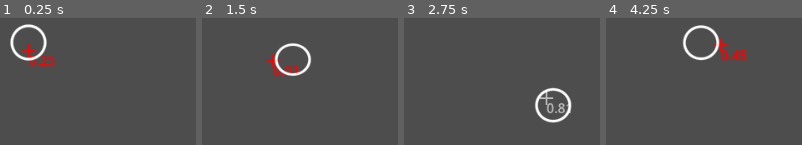
Above: before the commit, frames 1-4 (left to right).
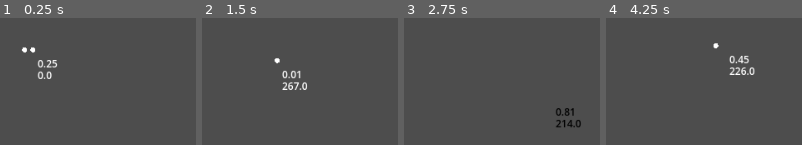
Above: after the commit, the same moments.

Repository: deecovan/v4-5
Game: Godot game, scene res://Scenes/main.tscn
Two runs of this game, one before a commit and one after it. Both use one fixed random seed, a clock stepped at 60 frames per second and the inputs below.
Inputs (mouse positions are in pixels of both pictures, inside the frame that each line leads up to):
- Up to frame 1 (0.25 s): no input
- Up to frame 2 (1.5 s): tap Enter at 0.5 s; move the mouse to (outside the picture) at 0.52 s; hold Right (move_right) 0.53-1.28 s; move the mouse to (outside the picture) at 1.27 s; hold Down (move_down) from 1.28 s (still down)
- Up to frame 3 (2.75 s): move the mouse to (outside the picture) at 2.02 s; release Down (move_down) at 2.03 s; hold Right (move_right) from 2.03 s (still down)
- Up to frame 4 (4.25 s): move the mouse to (outside the picture) at 2.77 s; release Right (move_right) at 2.78 s; hold Up (move_up) 2.78-3.53 s; move the mouse to (outside the picture) at 3.52 s; hold Left (move_left) from 3.53 s (still down)

The runs differ from the first frame. In frame 1, 3.0% of the frame differs, in the area x 5-30%, y 4-49%; in frame 2, 2.6%; in frame 3, 2.7%; in frame 4, 3.1%, in the area x 39-77%, y 5-45%.

Commit message:
Realise Eyes looking to mouse ???BUG CharacterBody2D becomes invisible

Diff:
--- a/Scenes/main.tscn
+++ b/Scenes/main.tscn
@@ -7,4 +7,3 @@
 script = ExtResource("1_jjgbg")
 
 [node name="Pawn" parent="." instance=ExtResource("2_bo1nx")]
-_scale = Vector2(1, 1)
--- a/Scenes/pawn_path.tscn
+++ b/Scenes/pawn_path.tscn
@@ -2,17 +2,16 @@
 
 [ext_resource type="Script" uid="uid://ct2r0uxenrc81" path="res://Scripts/pawn_path.gd" id="1_s3cet"]
 [ext_resource type="Script" uid="uid://bdrqnlg3abco6" path="res://Scripts/character_body_2d.gd" id="2_os0yo"]
-[ext_resource type="Texture2D" uid="uid://dv55rssbv1o6p" path="res://Assets/cross_RED.png" id="3_os0yo"]
 [ext_resource type="Script" uid="uid://dot6hcl0n1377" path="res://Scripts/dot.gd" id="4_lya4p"]
+[ext_resource type="Script" uid="uid://ca8leso6e7kwl" path="res://Scripts/eyes.gd" id="5_lya4p"]
 
-[sub_resource type="Animation" id="Animation_kr32i"]
+[sub_resource type="Animation" id="Animation_lya4p"]
 length = 0.001
-loop_mode = 1
 tracks/0/type = "value"
 tracks/0/imported = false
 tracks/0/enabled = true
-tracks/0/path = NodePath("AnimationPlayer/CharacterBody2D:scale")
-tracks/0/interp = 2
+tracks/0/path = NodePath("AnimationPlayer/CharacterBody2D:_scale")
+tracks/0/interp = 1
 tracks/0/loop_wrap = true
 tracks/0/keys = {
 "times": PackedFloat32Array(0),
@@ -23,8 +22,8 @@
 tracks/1/type = "value"
 tracks/1/imported = false
 tracks/1/enabled = true
-tracks/1/path = NodePath("AnimationPlayer/CharacterBody2D:position")
-tracks/1/interp = 2
+tracks/1/path = NodePath("AnimationPlayer/CharacterBody2D:_position")
+tracks/1/interp = 1
 tracks/1/loop_wrap = true
 tracks/1/keys = {
 "times": PackedFloat32Array(0),
@@ -33,9 +32,9 @@
 "values": [Vector2(0, 0)]
 }
 
-[sub_resource type="Animation" id="Animation_mc1ag"]
-resource_name = "idle"
-loop_mode = 1
+[sub_resource type="Animation" id="Animation_os0yo"]
+resource_name = "Idle"
+step = 0.0333
 tracks/0/type = "value"
 tracks/0/imported = false
 tracks/0/enabled = true
@@ -43,10 +42,10 @@
 tracks/0/interp = 2
 tracks/0/loop_wrap = true
 tracks/0/keys = {
-"times": PackedFloat32Array(0, 0.4, 0.6, 0.73333335, 1),
-"transitions": PackedFloat32Array(1, 2.2973974, 1, 2.2973974, 1),
+"times": PackedFloat32Array(0, 0.23333333, 0.46666667, 0.76666665, 1),
+"transitions": PackedFloat32Array(1, 1, 1, 1, 1),
 "update": 0,
-"values": [Vector2(1, 1), Vector2(1, 0.885), Vector2(1, 1), Vector2(1, 0.885), Vector2(1, 1)]
+"values": [Vector2(1, 1), Vector2(1, 0.85), Vector2(1, 1), Vector2(1, 0.85), Vector2(1, 1)]
 }
 tracks/1/type = "value"
 tracks/1/imported = false
@@ -55,16 +54,16 @@
 tracks/1/interp = 2
 tracks/1/loop_wrap = true
 tracks/1/keys = {
-"times": PackedFloat32Array(0, 0.4, 0.6, 0.76666665, 1),
+"times": PackedFloat32Array(0, 0.23333333, 0.46666667, 0.76666665, 1),
 "transitions": PackedFloat32Array(1, 1, 1, 1, 1),
 "update": 0,
-"values": [Vector2(0, 0), Vector2(0, 1.205), Vector2(0, 0), Vector2(0, 1.205), Vector2(0, 0)]
+"values": [Vector2(0, 0), Vector2(0, 4), Vector2(0, 0), Vector2(0, 4), Vector2(0, 0)]
 }
 
-[sub_resource type="AnimationLibrary" id="AnimationLibrary_kr32i"]
+[sub_resource type="AnimationLibrary" id="AnimationLibrary_c1jmu"]
 _data = {
-&"RESET": SubResource("Animation_kr32i"),
-&"idle": SubResource("Animation_mc1ag")
+&"RESET": SubResource("Animation_lya4p"),
+&"idle": SubResource("Animation_os0yo")
 }
 
 [sub_resource type="CircleShape2D" id="CircleShape2D_eu7ni"]
@@ -78,11 +77,11 @@
 
 [node name="Pawn" type="Node2D"]
 script = ExtResource("1_s3cet")
-_scale = Vector2(2, 2)
+metadata/_edit_horizontal_guides_ = [20.0]
 
 [node name="AnimationPlayer" type="AnimationPlayer" parent="."]
 libraries = {
-&"": SubResource("AnimationLibrary_kr32i")
+&"": SubResource("AnimationLibrary_c1jmu")
 }
 
 [node name="CharacterBody2D" type="CharacterBody2D" parent="AnimationPlayer"]
@@ -91,6 +90,11 @@
 [node name="CollisionShape2D" type="CollisionShape2D" parent="AnimationPlayer/CharacterBody2D"]
 scale = Vector2(2, 2)
 shape = SubResource("CircleShape2D_eu7ni")
+
+[node name="Line2D" type="Line2D" parent="AnimationPlayer/CharacterBody2D"]
+points = PackedVector2Array(0, -20, -5, -20, -10, -18, -14, -14, -17, -10, -19, -5, -20, 0, -20, 6, -18, 11, -15, 14, -11, 17, -6, 19, -1, 20, 5, 19, 10, 18, 15, 13, 17, 10, 20, 5, 20, 0, 19, -6, 17, -11, 14, -15, 7, -19)
+closed = true
+width = 3.0
 
 [node name="Path2D" type="Path2D" parent="."]
 scale = Vector2(2, 1)
@@ -102,11 +106,17 @@
 scale = Vector2(1, 1.8000001)
 
 [node name="Dot" type="Sprite2D" parent="."]
-texture = ExtResource("3_os0yo")
 script = ExtResource("4_lya4p")
 
 [node name="Label" type="Label" parent="Dot"]
-anchors_preset = -1
-offset_right = 40.0
-offset_bottom = 23.0
-text = "---"
+offset_left = 11.0
+offset_top = 8.0
+offset_right = 51.0
+offset_bottom = 39.0
+theme_override_constants/line_spacing = -3
+theme_override_font_sizes/font_size = 12
+text = "---
+..."
+
+[node name="Eyes" type="Node2D" parent="."]
+script = ExtResource("5_lya4p")
--- a/Scripts/character_body_2d.gd
+++ b/Scripts/character_body_2d.gd
@@ -3,12 +3,12 @@
 var _position: Vector2
 var _scale: Vector2
 
-@export var _radius = 20
-@export var _linewidth = 2
-@export var _color = Color.WHITE
-@export var _linecolor = Color.BLACK
-@export var _filled = false
-@export var _antialiased = true
+var _radius = 20
+var _linewidth = 3
+var _color = Color.WHITE
+var _linecolor = Color.BLACK
+var _filled = false
+var _antialiased = true
 
 func _ready() -> void:
 	_position = position
--- a/Scripts/dot.gd
+++ b/Scripts/dot.gd
@@ -1,8 +1,8 @@
 extends Sprite2D
 
 func setcolor(color: Color) -> void:
-	if color == Color.RED:
-		texture = preload("res://Assets/cross_RED.png")
-	if color == Color.GRAY:
-		texture = preload("res://Assets/cross_GRAY.png")
+	#if color == Color.RED:
+		#texture = preload("res://Assets/cross_RED.png")
+	#if color == Color.GRAY:
+		#texture = preload("res://Assets/cross_GRAY.png")
 	$Label.add_theme_color_override("font_color", color)
--- /dev/null
+++ b/Scripts/eyes.gd
@@ -0,0 +1,32 @@
+extends Node2D
+
+var _position: Vector2
+
+var _eyes_width = Vector2(5.0,0)
+var _radius = 3
+var _color = Color.WHITE
+var _filled = true
+var _show_left = true
+var _show_right = true
+
+func _ready() -> void:
+	_position = position
+
+func _draw() -> void:
+	# Left eye
+	if _show_left:
+		draw_circle(
+			_position - _eyes_width,
+			_radius,
+			_color,
+			_filled
+		)
+
+	# Right eye
+	if _show_right:
+		draw_circle(
+			_position + _eyes_width,
+			_radius,
+			_color,
+			_filled
+		)
--- a/Scripts/pawn_path.gd
+++ b/Scripts/pawn_path.gd
@@ -1,23 +1,23 @@
 extends Node2D
 
-@export var _position: Vector2
-@export var _scale: Vector2
-@export var speed = 100 # How fast the player will move (pixels/sec).
+var _position: Vector2
+var _scale: Vector2
+var speed = 100 # How fast the player will move (pixels/sec).
 var screen_size: Vector2
 var _character: CharacterBody2D
+var _focus_position: Vector2
+
 var path: Path2D
 var path_follow: PathFollow2D
 
-
 func _ready() -> void:
 	screen_size = get_viewport_rect().size
+	path = $Path2D
+	path_follow = $Path2D/PathFollow2D
+	# Place the pawn with its collision to the screen center
 	_character = $AnimationPlayer/CharacterBody2D
-	# Place the pawn with its collision to the screen center
 	_position.x = screen_size.x / 2
 	_position.y = screen_size.y / 2
-	path = $Path2D
-	path_follow = $Path2D/PathFollow2D
-
 
 func _process(_delta):
 	var velocity = Vector2.ZERO # The player's movement vector.
@@ -45,14 +45,25 @@
 	_character.position = _character._position + _position
 	_character.scale = _character._scale * _scale
 
-	$Dot.global_position =  (
+	_focus_position = (
 			_character.position + get_path_position(
 			get_global_mouse_position() - _character.position)
 		)
+
+	# Draw Eyes block
+	$Eyes.global_position = _focus_position
+	redraw_eyes()
+
+	# Debug block
+	$Dot.global_position = _focus_position
+	$Dot/Label.text = str(
+		snappedf(path_follow.progress_ratio, 0.01)
+		) + "\n" + str(
+		snappedf(get_distance_to_mouse(), 1))
 	if get_path_behind():
-		$Dot.setcolor(Color.GRAY)
+		$Dot.setcolor(Color.BLACK)
 	else:
-		$Dot.setcolor(Color.RED)
+		$Dot.setcolor(Color.WHITE)
 
 func get_path_position(pos: Vector2) -> Vector2:
 	var offset = path.curve.get_closest_offset(pos)
@@ -60,5 +71,20 @@
 	return path_follow.global_position
 
 func get_path_behind() -> bool:
-	$Dot/Label.text = str(snappedf(path_follow.progress_ratio, 0.01))
 	return path_follow.progress_ratio > 0.5
+
+func redraw_eyes() -> void:
+	$Eyes._show_left = true
+	$Eyes._show_right = true
+	if path_follow.progress_ratio < 0.15:
+		$Eyes._show_left = false
+	if path_follow.progress_ratio > 0.35:
+		$Eyes._show_right = false
+	if path_follow.progress_ratio > 0.5:
+		$Eyes._show_left = false
+		$Eyes._show_right = false
+	$Eyes.queue_redraw()
+
+func get_distance_to_mouse() -> float:
+	var vect = get_global_mouse_position() - _character.position
+	return vect.length()
Not shown, added: Scripts/eyes.gd.uid
Not shown, changed: README.MD
